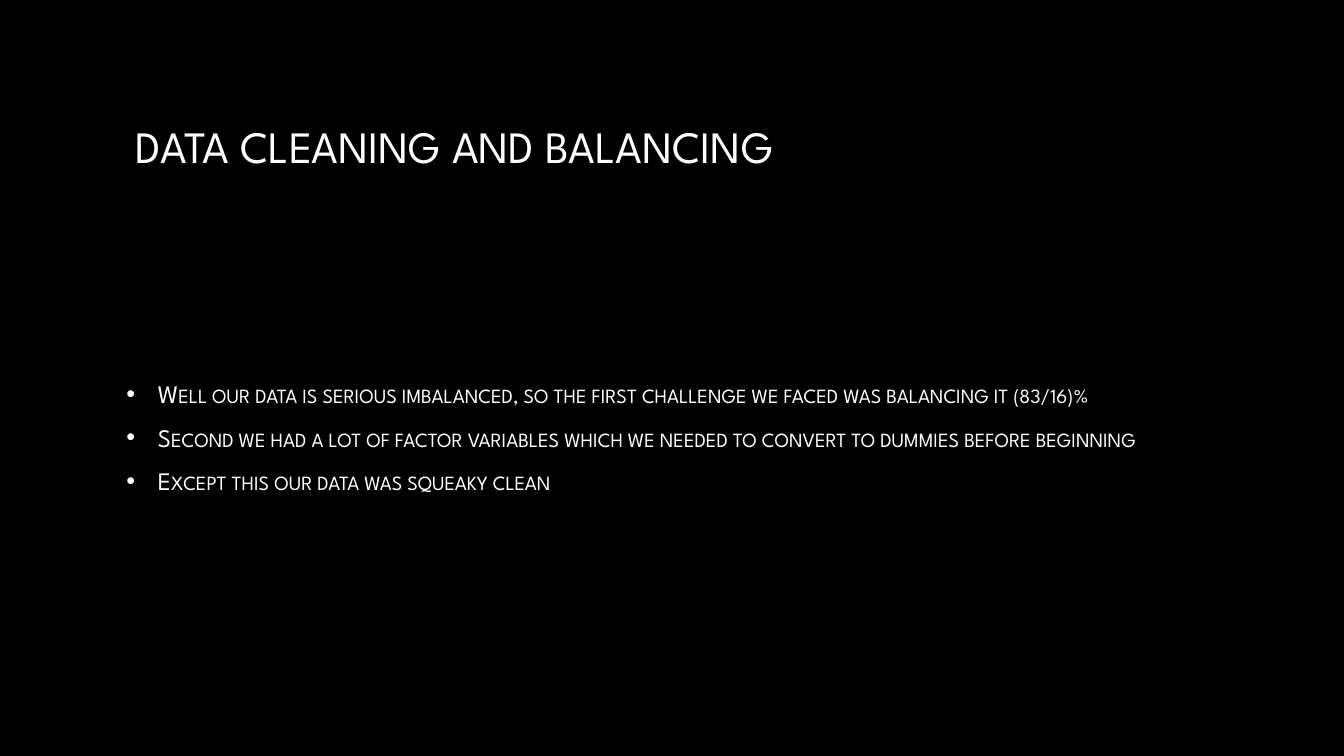
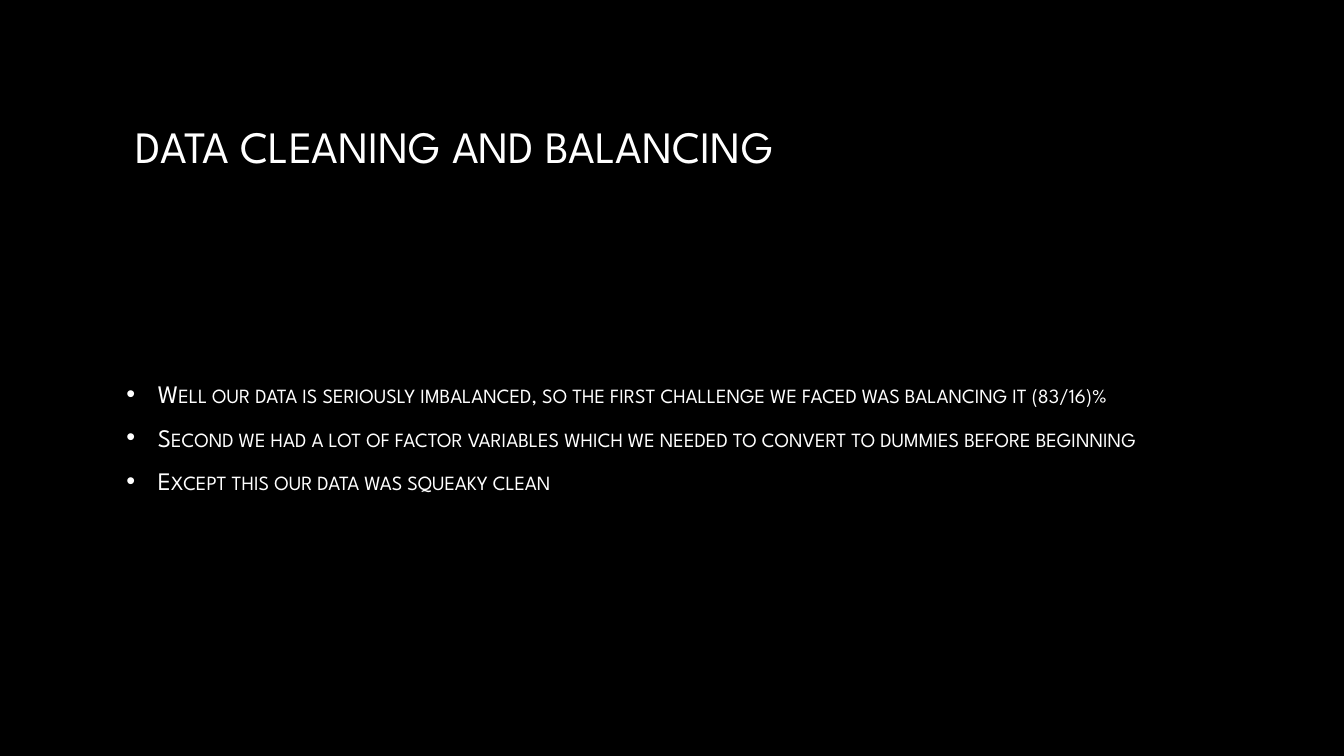
Before and after one commit to mmd52/HR_Employee_Attrition, a slide deck: slide 9 of Attrition Management.pptx. Drawn at 1344x756 pixels with LibreOffice and Linux fonts; fonts in the diff are those of the drawing; background and template pictures are left out. Boxes give left, top, right and bottom in pixels: in the first picture for what was removed or moved away, otherwise in the second. Text is boxed around its words. In the diff, an @@ line names an element or a change of style, - is before the commit and + after.

```diff
--- a/Attrition Management.pptx
+++ b/Attrition Management.pptx
@@ text at [212,389,1107,407]: text changed @@
-• Well our data is serious imbalanced, so the first challenge we faced was balancing it (83/16)%
+• Well our data is seriously imbalanced, so the first challenge we faced was balancing it (83/16)%
```
Also in this commit, not shown: 2 other files.
